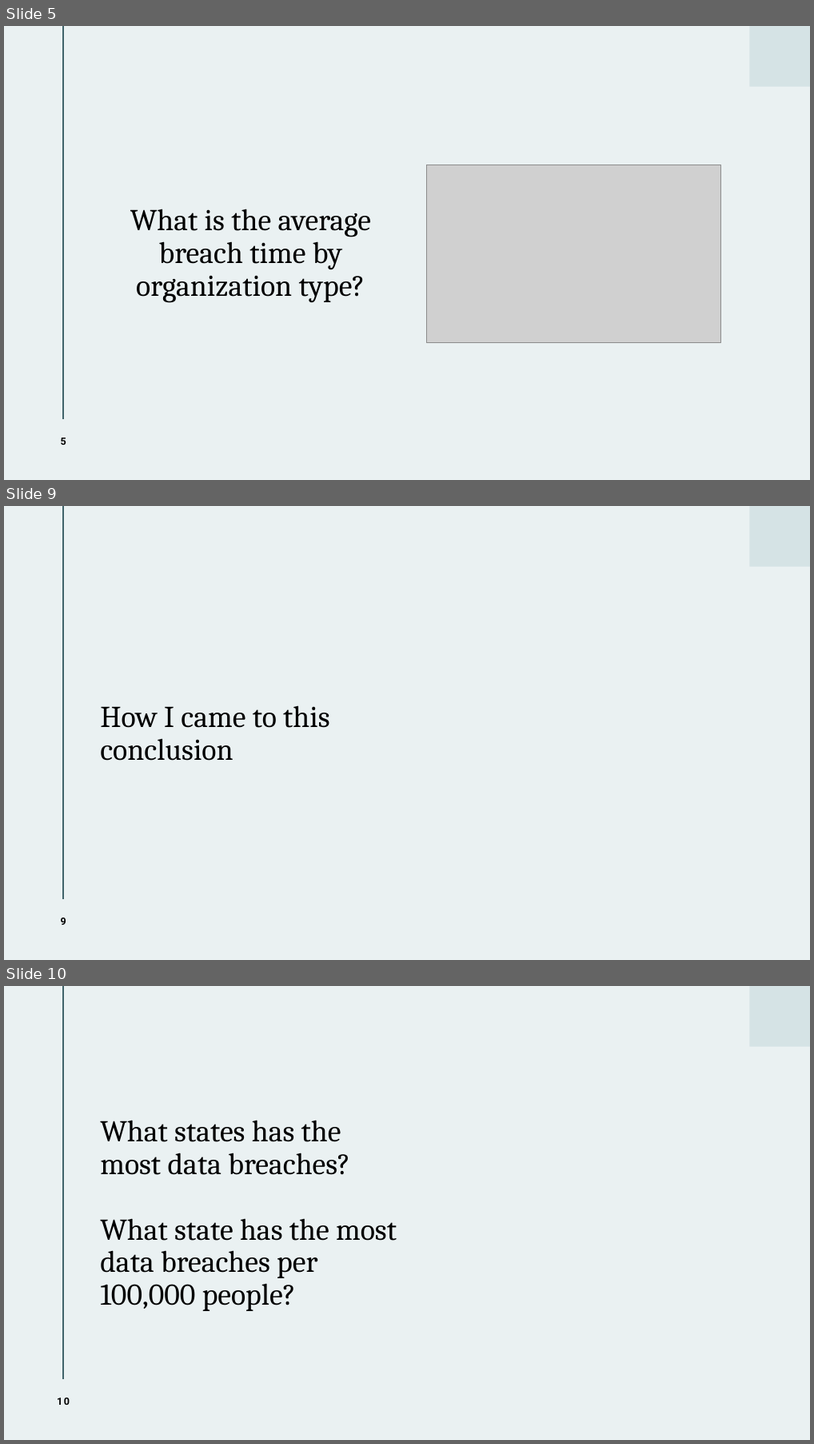
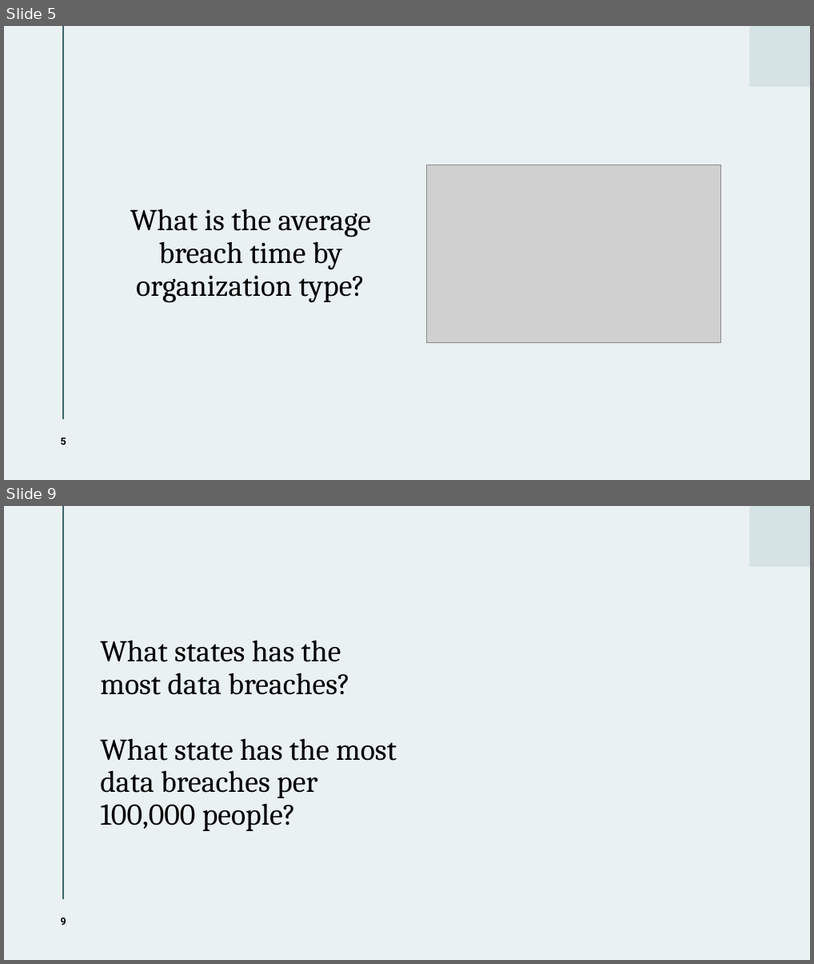
Before and after one commit to wjarosz0001/CIT-4105-DE1, a slide deck: CIT-4105-DE1 Powerpoint.pptm. Shown one above the other, each under a label of ours: slides 5, 9 and 10 before the commit, slides 5 and 9 after it; the slides between them are not shown. The pictures are 814x1444 and 814x964 pixels, drawn with LibreOffice and Linux fonts; fonts in the diff are those of the drawing; grey boxes stand for pictures. Boxes give left, top, right and bottom in pixels: in the first picture for what was removed or moved away, otherwise in the second. Text is boxed around its words. In the diff, an @@ line names an element or a change of style, - is before the commit and + after.

```diff
--- a/CIT-4105-DE1 Powerpoint.pptm
+++ b/CIT-4105-DE1 Powerpoint.pptm
@@ slide 9 removed at [4, 506, 810, 960], background #EAF1F2; not listed: 2 template elements that a slide beside it also shows @@
@@ title removed at [100, 705, 330, 760] @@
-How I came to this conclusion
@@ page number removed at [61, 917, 66, 924] @@
-9
@@ what was slide 10 is now slide 9 @@
@@ page number at [61, 917, 66, 924]: text changed @@
-10
+9
```
Also in this commit, not shown: 3 slides changed, 1 slide added, 1 other slide removed.
